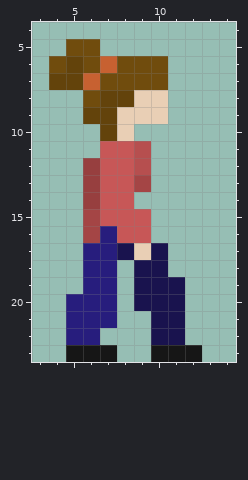
Pixel-art sprite -- sprites/anastasia-stand.png. Above, as it was before the edit.
The file is 16x24 pixels. Shown: x 3..14, y 4..23.
The same view after the edit:
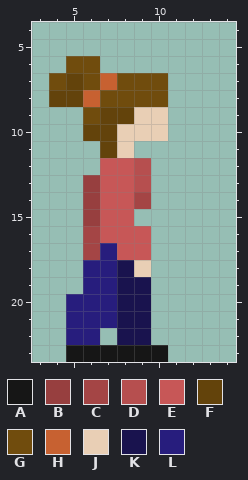
Palette (. is transparent): A #161616  B #973f3f  C #a44545  D #b64f4f  E #c75757  F #63430b  G #704c0d  H #c76131  J #e9cfb5  K #19134e  L #271d7d
Changes in this commit:
Changed rows in their new state; - is an unchanged pixel.
first column x 4:
 5 -..------
 6 .G-....--
 7 G-GH-----
 8 FFHGGGG--
 9 --G-F----
10 --F--JJ--
11 ---FJ.---
12 --.------
13 -----D---
14 -----C---
15 --B--.---
16 ---E-----
17 --C-EE.--
18 ----KJ.--
19 ----K-..-
20 ----K-..-
21 ----KK..-
22 ----KK..-
23 ----AA-..
Boxes around the changes in both pictures, in picture pixels (x1, y1, x2, y2):
changed: (49, 39, 202, 362)
